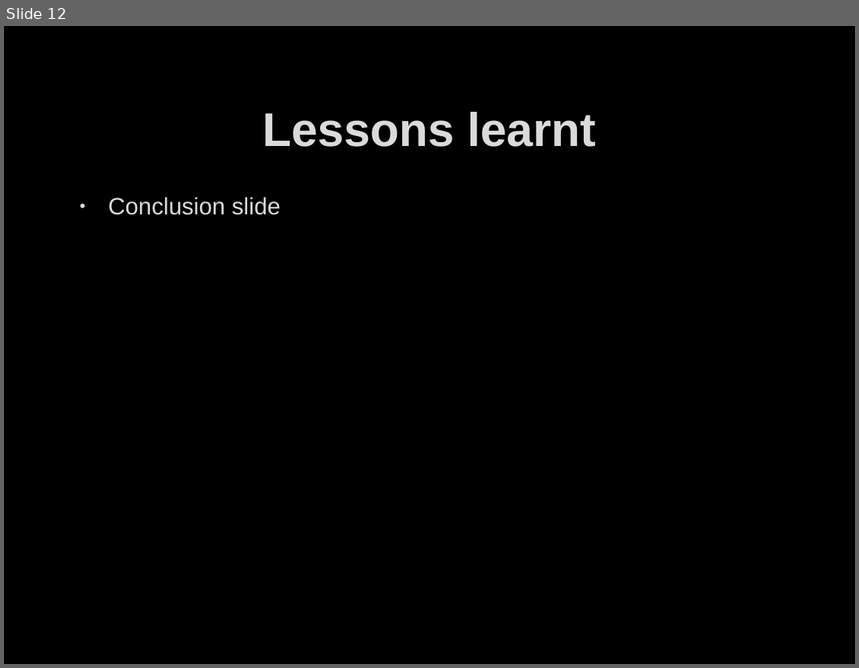
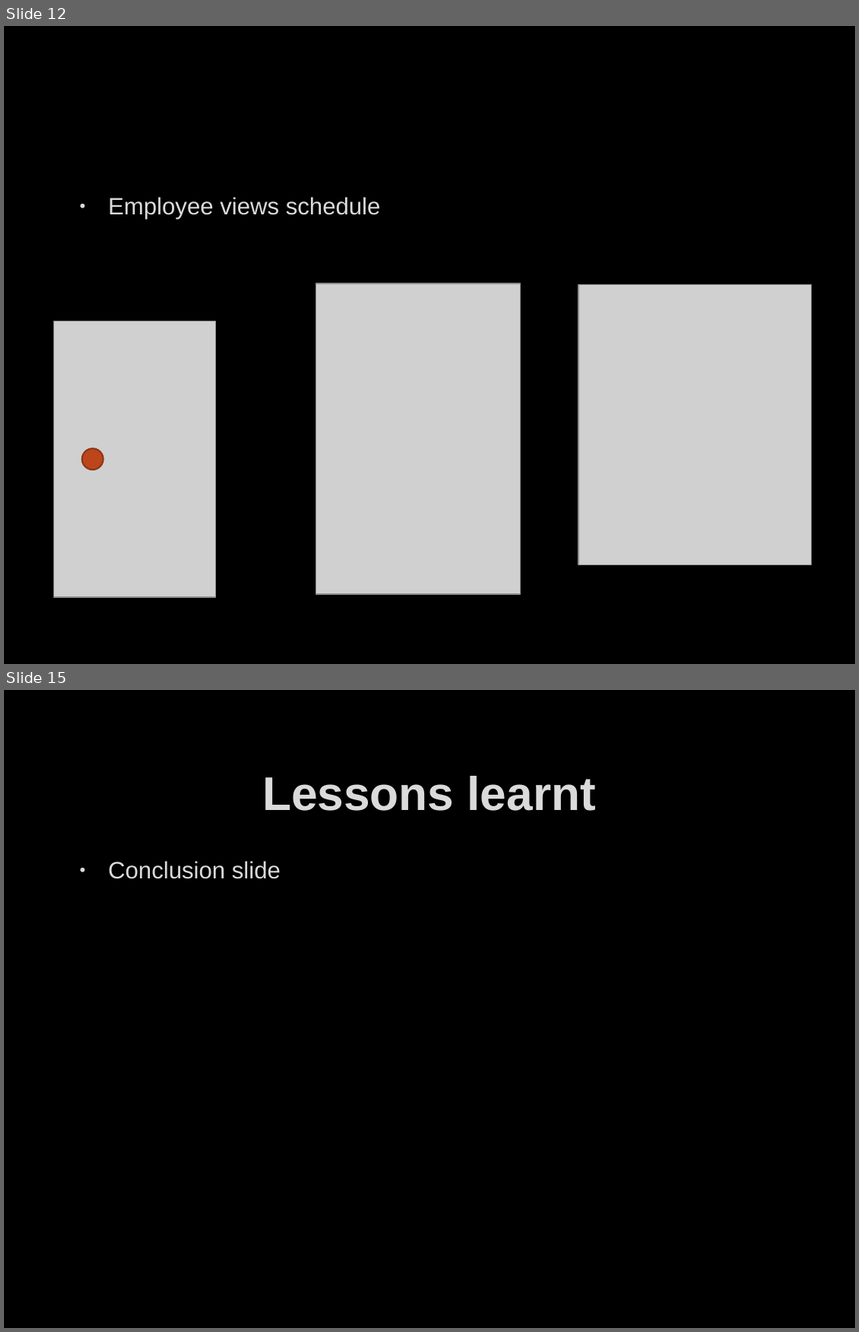
Before and after one commit to ddave2122/Group6, a slide deck: MobAppFinalPresent.pptx. Shown one above the other, each under a label of ours: slide 12 before the commit, slides 12 and 15 after it; the slides between them are not shown. The pictures are 859x668 and 859x1332 pixels, drawn with LibreOffice and Linux fonts; fonts in the diff are those of the drawing; grey boxes stand for pictures; background and template pictures are left out. Boxes give left, top, right and bottom in pixels: in the first picture for what was removed or moved away, otherwise in the second. Text is boxed around its words. In the diff, an @@ line names an element or a change of style, - is before the commit and + after.

```diff
--- a/MobAppFinalPresent.pptx
+++ b/MobAppFinalPresent.pptx
@@ slide 12 added at box(4, 26, 855, 664), background picture (left out) @@
@@ text added at box(108, 197, 381, 220), 20 pt, text #DADADA @@
+• Employee views schedule
@@ picture added at box(316, 284, 521, 594) @@
@@ picture added at box(579, 284, 812, 565) @@
@@ picture added at box(53, 322, 215, 598) @@
@@ ellipse added at box(82, 449, 104, 471), fill #BC451B, outline #8B3314 1.25 pt @@
@@ what was slide 12 is now slide 15 @@
```
Also in this commit, not shown: 8 other slides added, 6 slides removed, 1 other file.
